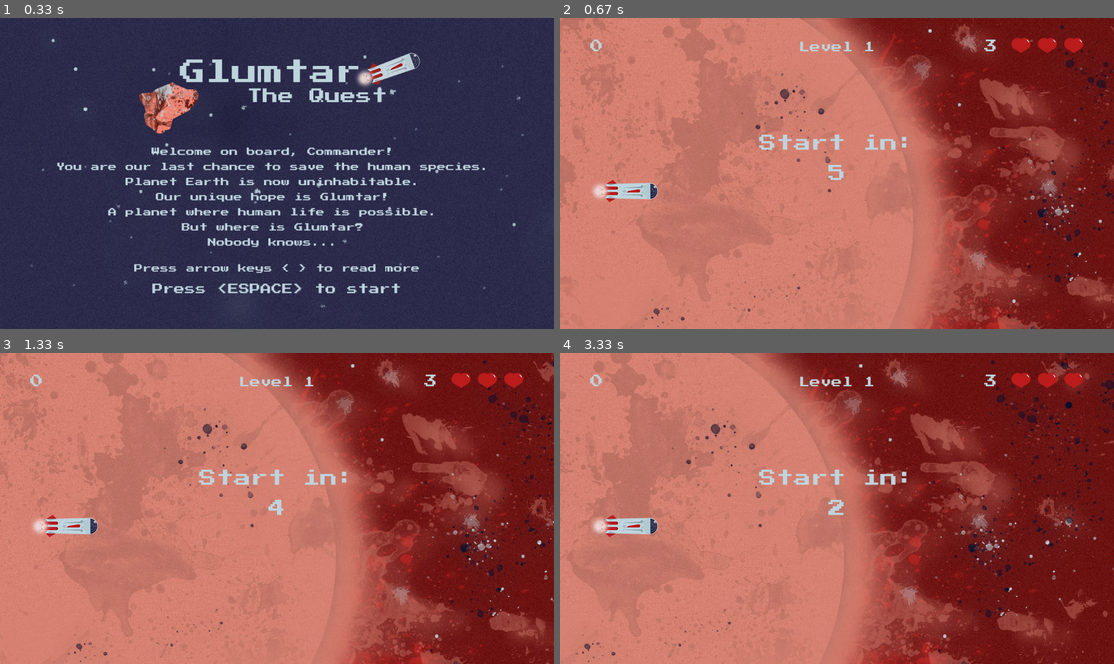
Above: before the commit, frames 1-4 (two rows, left to right).
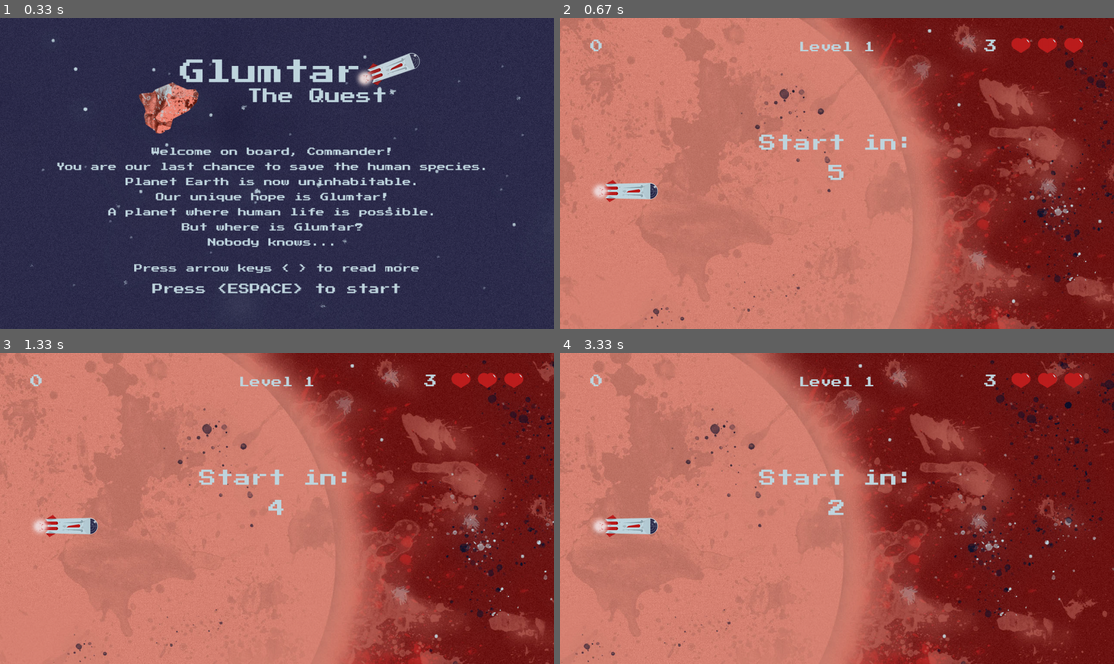
Above: after the commit, the same moments.

Repository: AdrianFSN/proyecto-final-pygame-quest
Game: pygame game, started from main.py
Same seed, same stepped clock (60 frames per second), same inputs: the game is played once before the commit and once after it.
Inputs:
- Up to frame 1 (0.33 s): no input
- Up to frame 2 (0.67 s): tap Space at 0.33 s
- Up to frame 3 (1.33 s): hold Esc 0.67-1.13 s; hold Up 0.67-1.13 s
- Up to frame 4 (3.33 s): no input

Frame 1 is identical in both runs. In frame 2, 0.3% of the frame differs, in the area x 9-100%, y 0-100%; in frame 3, 0.4%; in frame 4, 0.5%, in the area x 2-100%, y 0-100%.

Commit message:
chore: no consigo volver a reiniciar una partida

Diff:
--- a/glumtar/bestscores.py
+++ b/glumtar/bestscores.py
@@ -16,11 +16,12 @@
 
         while not self.exit:
             for event in pygame.event.get():
-                if event.type == pygame.QUIT:
-                    return True
+                if event.type == pygame.QUIT or (event.type == pygame.KEYUP and event.key == pygame.K_ESCAPE):
+                    print("Alguien ha decidido salir de la aplicación por la X")
+                    break
                 if event.type == pygame.KEYDOWN and event.key == pygame.K_SPACE:
                     self.exit = True
             self.screen.fill(CORAL_PINK)
             pygame.display.flip()
 
-        return False
+        return self.exit
--- a/glumtar/frontpage.py
+++ b/glumtar/frontpage.py
@@ -15,6 +15,7 @@
         self.available_bg = []
         self.bg_index = 1
         self.bg_controller = 0
+        self.exit = exit
         for bg in range(1, 3):
             self.bg_front_route = os.path.join(
                 'glumtar', 'resources', 'images', f'BG_front_page{self.bg_index}.jpg')
@@ -51,14 +52,17 @@
 
         self.reader_pointer = 0
         self.exit = False
+        print(f"Este es el estado de self exit en Front Page {self.exit}")
 
     def mainLoop(self):
         while not self.exit:
             for event in pygame.event.get():
-                if event.type == pygame.QUIT:
-                    return True
+                if event.type == pygame.QUIT or (event.type == pygame.KEYUP and event.key == pygame.K_ESCAPE):
+                    print("Alguien ha decidido salir de la aplicación por la X")
+                    break
                 if event.type == pygame.KEYDOWN and event.key == pygame.K_SPACE:
                     self.exit = True
+                    return self.exit
                 if event.type == pygame.USEREVENT + 5:
                     self.animate_stars()
                 if event.type == pygame.KEYDOWN and event.key == pygame.K_RIGHT:
@@ -79,7 +83,7 @@
 
             pygame.display.flip()
 
-        return self.exit
+        return False
 
     def animate_stars(self):
         self.bg_front = pygame.image.load(
--- a/glumtar/game.py
+++ b/glumtar/game.py
@@ -16,6 +16,7 @@
         self.player = Ship(self.screen)
         self.scoreboard = Scoreboard()
         self.lives_counter = LivesCounter()
+        # self.front_page_exit = False
         self.front_page = FrontPage(self.screen)
         self.records_page = BestPlayers(self.screen)
         self.info_scenes = [self.front_page, self.records_page]
@@ -24,12 +25,8 @@
         self.resolve = None
         self.level = 1
 
-        self.request_go_to_records = pygame.USEREVENT + 3
-        pygame.time.set_timer(self.request_go_to_records, GO_TO_RECORDS_DELAY)
-
         self.play_scenes = []
         for levels in range(self.level, self.available_play_levels):
-            # print(f'Levels es {levels}')
             self.play = PlayLevel(
                 self.screen, self.player, self.scoreboard, self.lives_counter, levels)
             self.resolve = ResolveLevel(
@@ -47,7 +44,6 @@
         for switch in range(len(self.play_scenes)):
             self.play_scene_switch = switch
             self.play_switches_list.append([self.play_scene_switch, False])
-        print(f'Esta es la lista de switches {self.play_switches_list}')
 
         self.info_switches_list[0][1] = True
         # print(f'Esta es la lista de switches {self.info_switches_list}')
@@ -63,13 +59,9 @@
                     print("Alguien ha decidido salir de la aplicación por la X")
                     exit = True
                     break
-                """ if event.type == self.request_go_to_records:
-                    if self.game_over:
-                        self.records_page.mainLoop()
-                        print(f'He intentado ir a front page') """
-            if self.info_switches_list[0]:
+
+            if self.info_switches_list[0][1]:
                 self.front_page.mainLoop()
-                print(f'Así ha quedado self play scenes {self.play_scenes}')
 
                 if self.front_page.exit:
                     if not self.play_switches_list[0][1]:
@@ -78,19 +70,13 @@
                             if self.play_scenes[0][0].exit:
                                 self.play_scenes[0][1].mainLoop()
                         else:
-                            print(
-                                f'El execute G Over está en {self.play_scenes[0][0].execute_game_over}')
                             self.game_over = True
                             self.play_switches_list[0][1] = True
-                            print(f'Game over está en {self.game_over}')
                             self.records_page.mainLoop()
-                            print(f'He intentado ir a front page')
+                            if self.records_page.exit:
+                                self.info_switches_list[0][1] = True
+                                self.front_page.exit = False
 
-            # Bloque 1: captura de eventos
-
-            # Bloque 2: renderizar nuestros objetos (aunque no se enseñan todavía)
-
-            # Bloque 3: mostrar los cambios en la pantalla
             pygame.display.flip()
 
         pygame.quit()
--- a/glumtar/playlevel.py
+++ b/glumtar/playlevel.py
@@ -64,8 +64,9 @@
                                   self.background_posY, self.set_bg_scroll)
             self.add_level_title()
             for event in pygame.event.get():
-                if event.type == pygame.QUIT:
-                    return True
+                if event.type == pygame.QUIT or (event.type == pygame.KEYUP and event.key == pygame.K_ESCAPE):
+                    print("Alguien ha decidido salir de la aplicación por la X")
+                    break
                 if event.type == self.trigger_meteorite:
                     if not countdown_active:
                         self.generate_meteorites()
--- a/glumtar/resolvelevel.py
+++ b/glumtar/resolvelevel.py
@@ -40,8 +40,9 @@
         while not self.exit:
             self.clock.tick(FPS)
             for event in pygame.event.get():
-                if event.type == pygame.QUIT:
-                    return True
+                if event.type == pygame.QUIT or (event.type == pygame.KEYUP and event.key == pygame.K_ESCAPE):
+                    print("Alguien ha decidido salir de la aplicación por la X")
+                    break
                 if event.type == pygame.KEYDOWN and event.key == pygame.K_SPACE:
                     self.exit = True
                 if event.type == self.bg_fade_in:
